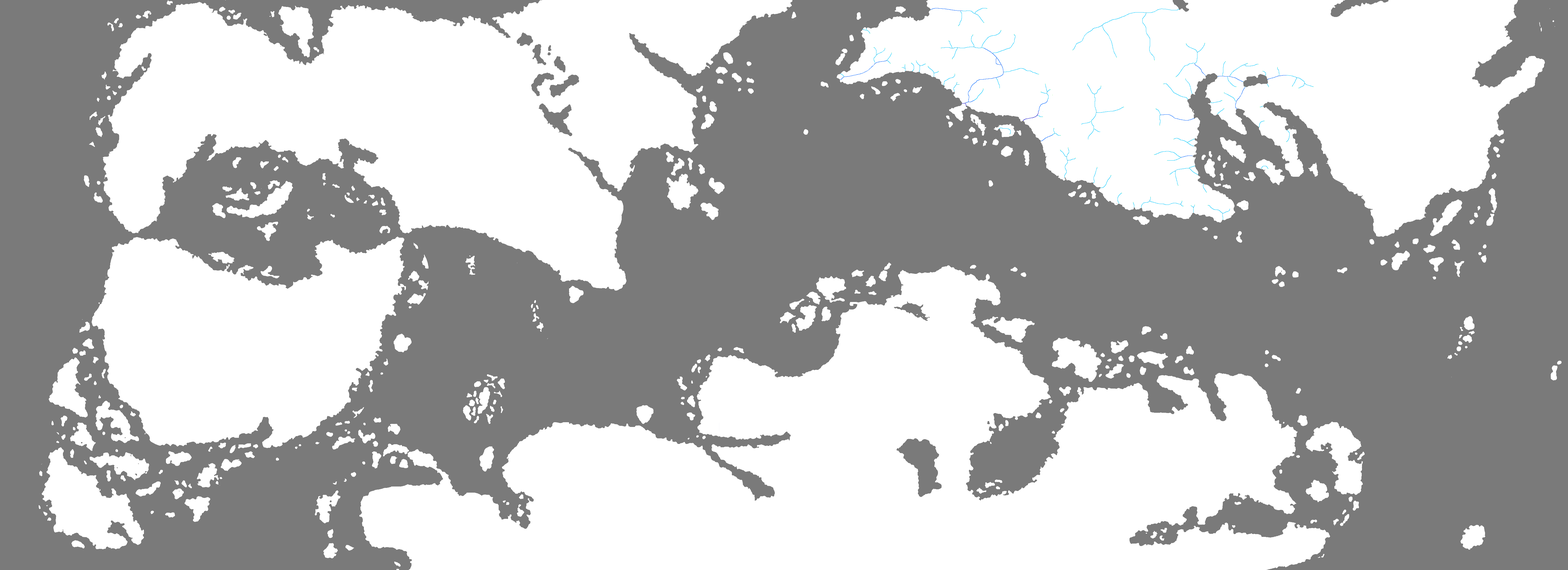
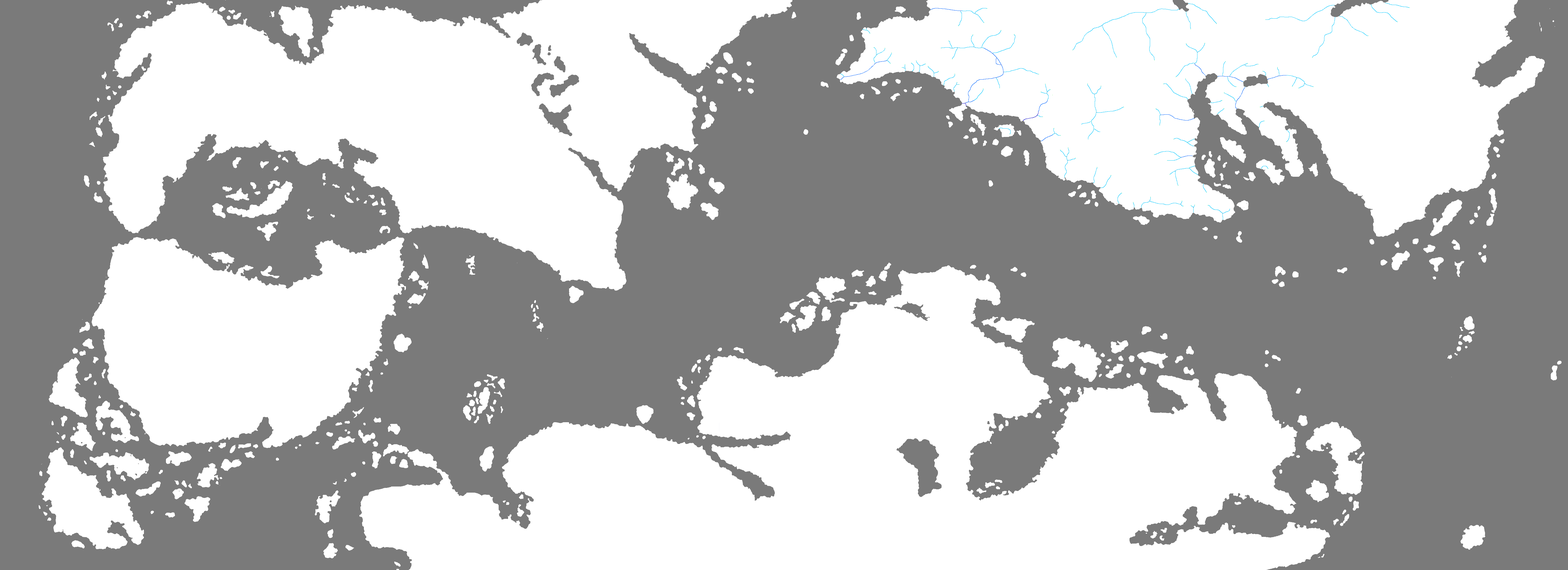
Layers edited between the first and the second 1568 × 570 image:
painted on "River" over [1186, 2, 1410, 58]
